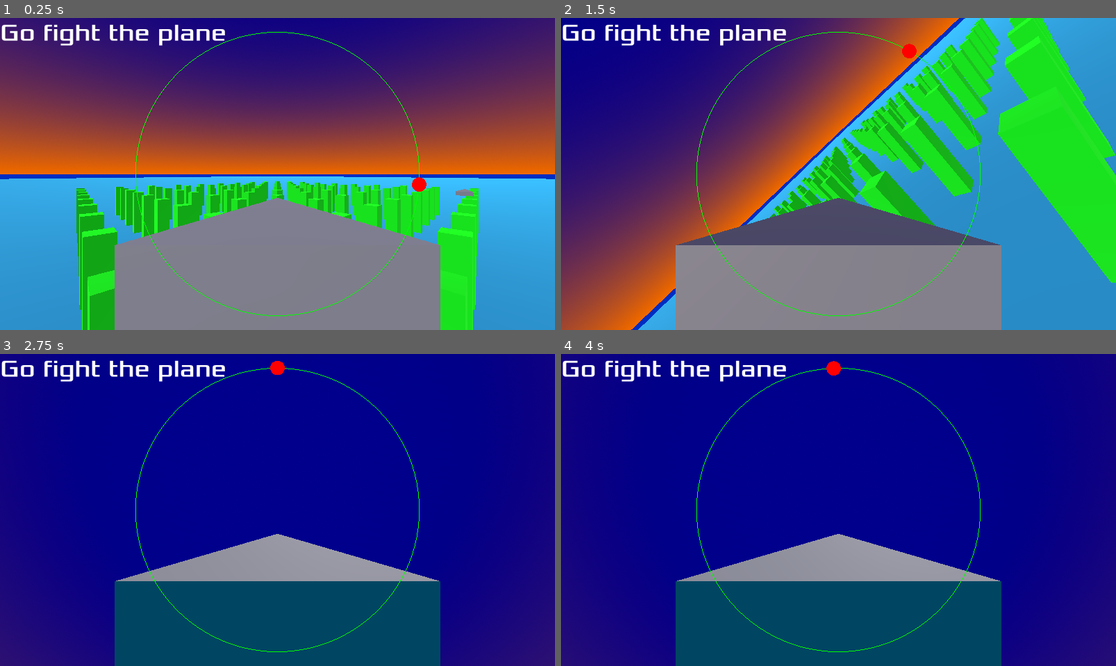
Above: before the commit, frames 1-4 (two rows, left to right).
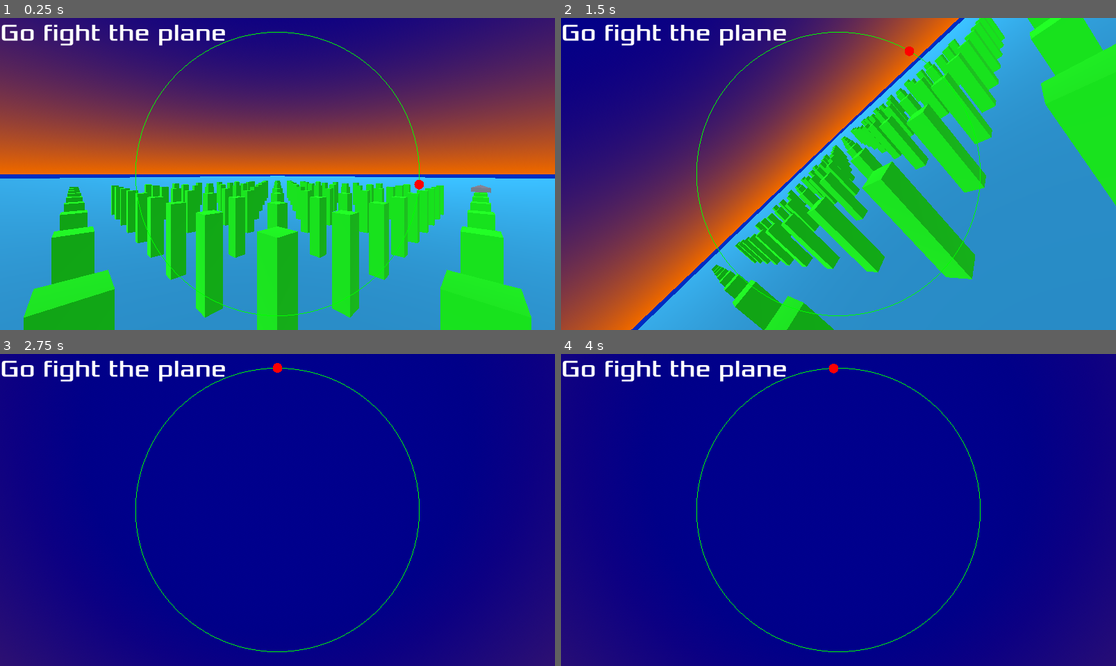
Above: after the commit, the same moments.

Repository: lookbehindyounow/shape_squadron
Game: Godot game, scene res://main.tscn
Same seed, same stepped clock (60 frames per second), same inputs: the game is played once before the commit and once after it.
Inputs:
- Up to frame 1 (0.25 s): no input
- Up to frame 2 (1.5 s): hold D (roll_right) 0.53-1.28 s; hold , (shoot) 0.53-1.28 s; hold W (pitch_down) from 1.28 s (still down); tap , (shoot) at 1.35 s
- Up to frame 3 (2.75 s): release W (pitch_down) at 2.03 s; hold D (roll_right) from 2.03 s (still down); hold , (shoot) from 2.03 s (still down); tap C (toggle_camera) at 2.1 s
- Up to frame 4 (4 s): tap Enter at 2.75 s; release D (roll_right) at 2.78 s; release , (shoot) at 2.78 s; hold Space (accelerate) 2.78-3.53 s; tap V (toggle_chillin) at 2.85 s; tap , (shoot) at 3.05 s; hold A (roll_left) from 3.53 s (still down); hold , (shoot) from 3.53 s (still down); tap B (toggle_suggestions) at 3.6 s

The runs differ from the first frame. In frame 1, 31% of the frame differs, in the area x 0-100%, y 50-100%; in frame 2, 37%, in the area x 14-100%, y 0-100%; in frame 3, 20%; in frame 4, 20%.

Commit message:
enemy marker on the HUD now has aditional marker that shows where to shoot for bullets to coincide with moving target; only shows up if it' in HUD circle, normal enemy marker also follows enemy when within circle but that might have been from last commit

Diff:
--- a/Enemy.gd
+++ b/Enemy.gd
@@ -7,7 +7,7 @@
 var crashes=0
 signal hit
 var cooldown=0
-var target_o_clock=0
+var HUD_points=[[[0,0],[0,0]]]
 
 var chillin=false # for testing
 func _unhandled_input(event):
@@ -17,22 +17,18 @@
 # could maybe have state:enum determined randomly
 
 func _physics_process(delta):
-	var accelerating=false
-	var decelerating=false
-	var rolling=0
-	var pitching=0
-	var shooting=false
+	var player=get_node("/root/Main/Player")
+	HUD_points[0]=Jet.track(transform,player.position,player.velocity)
 
 	if chillin:
-		target_o_clock=Jet.track(transform,get_node("/root/Main/Player").position)
 		velocity=Vector3.ZERO
 	else:
-		var suggestions=Jet.autopilot(transform,get_node("/root/Main/Player").position)
-		target_o_clock=suggestions[0]
-		rolling=0.75*suggestions[1]
-		pitching=0.5*suggestions[2]
-		shooting=suggestions[3]
+		var suggestions=Jet.autopilot(HUD_points[0])
+		var rolling=0.75*suggestions[0]
+		var pitching=0.5*suggestions[1]
 
+		var accelerating=false
+		var decelerating=false
 		if accelerating:
 			speed=min(speed+acceleration*delta,top_speed)
 		if decelerating:
@@ -43,7 +39,7 @@
 		velocity=transform.basis.z*speed
 	move_and_slide()
 
-	if shooting:
+	if HUD_points[0][1][1]<PI/12:
 		if cooldown>0.05:
 			Jet.shoot(self)
 			cooldown=0
--- /dev/null
+++ b/EnemyAheadIcon.gd
@@ -0,0 +1,5 @@
+extends Control
+
+func _draw():
+	draw_arc(Vector2.ZERO,15,0,TAU,9,Color("#f00"))
+	draw_multiline([Vector2.UP,Vector2.DOWN,Vector2.LEFT,Vector2.RIGHT],Color("#f00"))
--- a/EnemyIcon.gd
+++ b/EnemyIcon.gd
@@ -1,4 +1,4 @@
 extends Control
 
 func _draw():
-	draw_circle(Vector2.ZERO,15,"#f00")
+	draw_circle(Vector2.ZERO,10,"#f00")
--- a/JetMethods.gd
+++ b/JetMethods.gd
@@ -1,36 +1,47 @@
-static func track(transform,target_pos):
+static func get_HUD_angles(transform,target_pos):
+	# talk abuot how this is done
 	var tracking_plane=Plane(transform.origin,transform.origin+transform.basis.z,target_pos)
-	return tracking_plane.normal.signed_angle_to(transform.basis.x,-transform.basis.z)
+	var clock_face=tracking_plane.normal.signed_angle_to(transform.basis.x,-transform.basis.z)
 
-static func autopilot(transform,target_pos):
+	var forward_angle=acos((target_pos-transform.origin).normalized().dot(transform.basis.z))
+
+	return [clock_face,forward_angle]
+
+static func track(transform,target_pos,target_velocity):
+	# bullet speed is 50
+	var targToPlayer_dot_targV=(transform.origin-target_pos).normalized().dot(target_velocity.normalized())
+	var sin_target_travel_angle=target_velocity.length()*sqrt(1-(targToPlayer_dot_targV**2))/50
+	var bullet_intercept_angle=PI-asin(sin_target_travel_angle)-acos(targToPlayer_dot_targV)
+	var target_travel=sin_target_travel_angle*(transform.origin-target_pos).length()/sin(bullet_intercept_angle)
+	var bullet_intercept_pos=target_pos+target_travel*target_velocity.normalized()
+
+	var HUD_angles=get_HUD_angles(transform,target_pos)
+	var ahead_HUD_angles=get_HUD_angles(transform,bullet_intercept_pos)
+
+	return [HUD_angles,ahead_HUD_angles]
+
+static func autopilot(tracking_angles):
 	var rolling=0
 	var pitching=0
-	var shooting=false
 
-	var target_o_clock=track(transform,target_pos)
-
-	# if target within 15deg angle of forward vector (cos(15deg)≈0.966
-	if (target_pos-transform.origin).normalized().dot(transform.basis.z)>0.966:
-		shooting=true
 	# could maybe reduce code here by using positive/negative dot products (against all transform basis axes) to figure out which way to go
-	if abs(target_o_clock)>PI/20 && abs(target_o_clock)<0.95*PI: # if target not at top or bottom centre of clock face
-		if abs(target_o_clock)<2*PI/3: # target in top 2/3 of clock face
-			if target_o_clock>0:# top-right
+	if abs(tracking_angles[1][0])>PI/20 && abs(tracking_angles[1][0])<0.95*PI: # if target not at top or bottom centre of clock face
+		if abs(tracking_angles[1][0])<2*PI/3: # target in top 2/3 of clock face
+			if tracking_angles[1][0]>0:# top-right
 				rolling+=1
 			else: # top-left
 				rolling-=1
-		elif abs(target_o_clock)>=2*PI/3: # target in bottom 1/3 of clock face
-			if target_o_clock>0: # bottom-right
+		elif abs(tracking_angles[1][0])>=2*PI/3: # target in bottom 1/3 of clock face
+			if tracking_angles[1][0]>0: # bottom-right
 				rolling-=1
 			else: # bottom-left
 				rolling+=1
 
-	if abs(target_o_clock)<0.4*PI || abs(target_o_clock)>0.6*PI: # if target in top 2/5 or bottom 2/5 of clock face
-		if (target_pos-transform.origin).normalized().dot(transform.basis.y)>0: # target above
-			pitching-=1
-		else: # target below
-			pitching+=1
-	return [target_o_clock,rolling,pitching,shooting]
+	if abs(tracking_angles[1][0])<0.4*PI: # target in top 2/5 of clock face
+		pitching-=1
+	elif abs(tracking_angles[1][0])>0.8*PI: # target in botom 1/5 of clock face
+		pitching+=1
+	return [rolling,pitching]
 
 static func turn(basis,roll,pitch,delta):
 	basis=basis.rotated(basis.z,roll*delta)
@@ -40,10 +51,8 @@
 static func shoot(shooter):
 	var bullet=shooter.get_node("/root/Main").bullet_scene.instantiate()
 	bullet.global_transform=shooter.global_transform
-	bullet.position+shooter.transform.basis.z
-	if shooter.name=="Player":
-		bullet.position+=0.3*shooter.transform.basis.y
-	bullet.linear_velocity=shooter.transform.basis.z*200
+	bullet.position+=shooter.transform.basis.z
+	bullet.linear_velocity=shooter.transform.basis.z*50
 	shooter.get_node("/root/Main").add_child(bullet)
 
 static func collide(collider):
--- a/Player.gd
+++ b/Player.gd
@@ -1,13 +1,13 @@
 extends CharacterBody3D
 var Jet=preload("res://JetMethods.gd")
 const acceleration=2
-const top_speed=10
+const top_speed=15
 var speed=0
 var hits_taken=0
 var crashes=0
 signal hit
 var cooldown=0
-var target_o_clock=0
+var HUD_points=[[[0,0],[0,0]]]
 
 var suggestions_on=true
 func _unhandled_input(event):
@@ -15,11 +15,11 @@
 		suggestions_on=not suggestions_on
 
 func _physics_process(delta):
+	var enemy=get_node("/root/Main/Enemy")
+	HUD_points[0]=Jet.track(transform,enemy.position,enemy.velocity)
+
 	if suggestions_on:
-		var suggestions=Jet.autopilot(transform,get_node("/root/Main/Enemy").position)
-		target_o_clock=suggestions[0]
-	else:
-		target_o_clock=Jet.track(transform,get_node("/root/Main/Enemy").position)
+		var suggestions=Jet.autopilot(HUD_points[0])
 
 	if Input.is_action_pressed("accelerate"):
 		speed=min(speed+acceleration*delta,top_speed)
--- a/UI.gd
+++ b/UI.gd
@@ -1,26 +1,37 @@
 extends Control
 var screen_dimensions
 var enemy_icon_scene=preload("res://enemy_icon.tscn")
+var enemy_ahead_icon_scene=preload("res://enemy_ahead_icon.tscn")
 var enemy_icon
+var enemy_ahead_icon
 var enemy_camera=false
 var watcher="Player"
 
 func _draw():
-	draw_arc(screen_dimensions/2,screen_dimensions.y/2.2,0,TAU,100,Color("#0f0"),-1)
+	draw_arc(screen_dimensions/2,screen_dimensions.y/2.2,0,TAU,100,Color("#0f0"))
 
 func _ready():
 	screen_dimensions=get_node("/root").size
 	enemy_icon=enemy_icon_scene.instantiate()
+	enemy_ahead_icon=enemy_ahead_icon_scene.instantiate()
 	add_child(enemy_icon)
+	add_child(enemy_ahead_icon)
 
 func _process(delta):
-	var HUD_angle
 	if enemy_camera:
 		watcher="Enemy"
 	else:
 		watcher="Player"
-	HUD_angle=get_node("/root/Main/%s" %watcher).target_o_clock
-	enemy_icon.position=Vector2(screen_dimensions/2)+((screen_dimensions.y/2.2)*Vector2.UP.rotated(HUD_angle))
+	var HUD_points=get_node("/root/Main/%s" %watcher).HUD_points
+	for i in range(HUD_points.size()):
+		# angle between top of HUD circle & forward is 0.65
+		var point_radius=min(1,HUD_points[i][0][1]/0.65)
+		enemy_icon.position=Vector2(screen_dimensions/2)+((point_radius*screen_dimensions.y/2.2)*Vector2.UP.rotated(HUD_points[i][0][0]))
+		if HUD_points[i][1][1]<0.65:
+			enemy_ahead_icon.show()
+			enemy_ahead_icon.position=Vector2(screen_dimensions/2)+(((HUD_points[i][1][1]/0.65)*screen_dimensions.y/2.2)*Vector2.UP.rotated(HUD_points[i][1][0]))
+		else:
+			enemy_ahead_icon.hide()
 
 func _unhandled_input(event):
 	if InputMap.event_is_action(event,"toggle_camera") && event.pressed:
--- /dev/null
+++ b/VisibleOnScreenNotifier3D.gd
@@ -0,0 +1,11 @@
+extends VisibleOnScreenNotifier3D
+
+
+# Called when the node enters the scene tree for the first time.
+func _ready():
+	pass # Replace with function body.
+
+
+# Called every frame. 'delta' is the elapsed time since the previous frame.
+func _process(delta):
+	pass
--- a/bullet.tscn
+++ b/bullet.tscn
@@ -33,3 +33,6 @@
 [node name="CollisionShape3D" type="CollisionShape3D" parent="."]
 transform = Transform3D(1, 0, 0, 0, -4.37114e-08, -1, 0, 1, -4.37114e-08, 0, 0, 0)
 shape = SubResource("CylinderShape3D_jqlor")
+
+[node name="RayCast3D" type="RayCast3D" parent="."]
+transform = Transform3D(1, 0, 0, 0, -4.37114e-08, 1, 0, -1, -4.37114e-08, 0, 0, 0)
--- a/enemy.tscn
+++ b/enemy.tscn
@@ -22,4 +22,4 @@
 mesh = SubResource("PrismMesh_mr05l")
 
 [node name="Camera3D" type="Camera3D" parent="."]
-transform = Transform3D(-1, 0, -8.74228e-08, 0, 1, 0, 8.74228e-08, 0, -1, 0, 0.3, -1)
+transform = Transform3D(-1, 0, -8.74228e-08, 0, 1, 0, 8.74228e-08, 0, -1, 0, 0, 0)
--- /dev/null
+++ b/enemy_ahead_icon.tscn
@@ -0,0 +1,12 @@
+[gd_scene load_steps=2 format=3 uid="uid://ccrb83rff1v57"]
+
+[ext_resource type="Script" path="res://EnemyAheadIcon.gd" id="1_s8sfd"]
+
+[node name="EnemyAheadIcon" type="Control"]
+layout_mode = 3
+anchors_preset = 15
+anchor_right = 1.0
+anchor_bottom = 1.0
+grow_horizontal = 2
+grow_vertical = 2
+script = ExtResource("1_s8sfd")
--- a/main.tscn
+++ b/main.tscn
@@ -33,6 +33,7 @@
 
 [node name="Player" parent="." instance=ExtResource("1_uil6o")]
 transform = Transform3D(0.707107, 0, 0.707107, 0, 1, 0, -0.707107, 0, 0.707107, 0, 7, 0)
+collision_mask = 14
 
 [node name="WorldEnvironment" type="WorldEnvironment" parent="."]
 environment = ExtResource("3_cymjq")
--- a/player.tscn
+++ b/player.tscn
@@ -21,4 +21,4 @@
 mesh = SubResource("PrismMesh_mr05l")
 
 [node name="Camera3D" type="Camera3D" parent="."]
-transform = Transform3D(-1, 0, -8.74228e-08, 0, 1, 0, 8.74228e-08, 0, -1, 0, 0.3, -1)
+transform = Transform3D(-1, 0, -8.74228e-08, 0, 1, 0, 8.74228e-08, 0, -1, 0, 0, 0)
